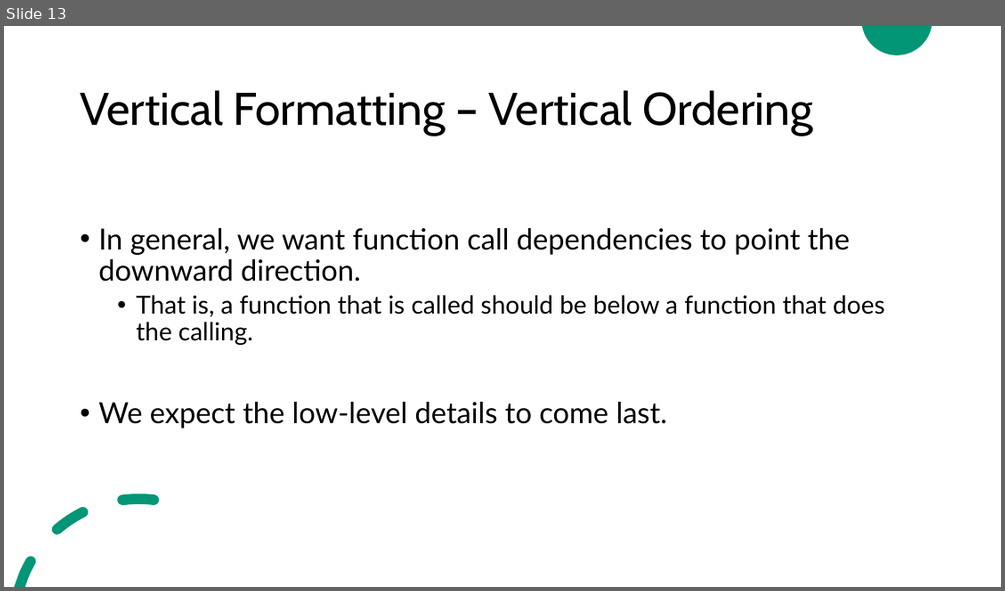
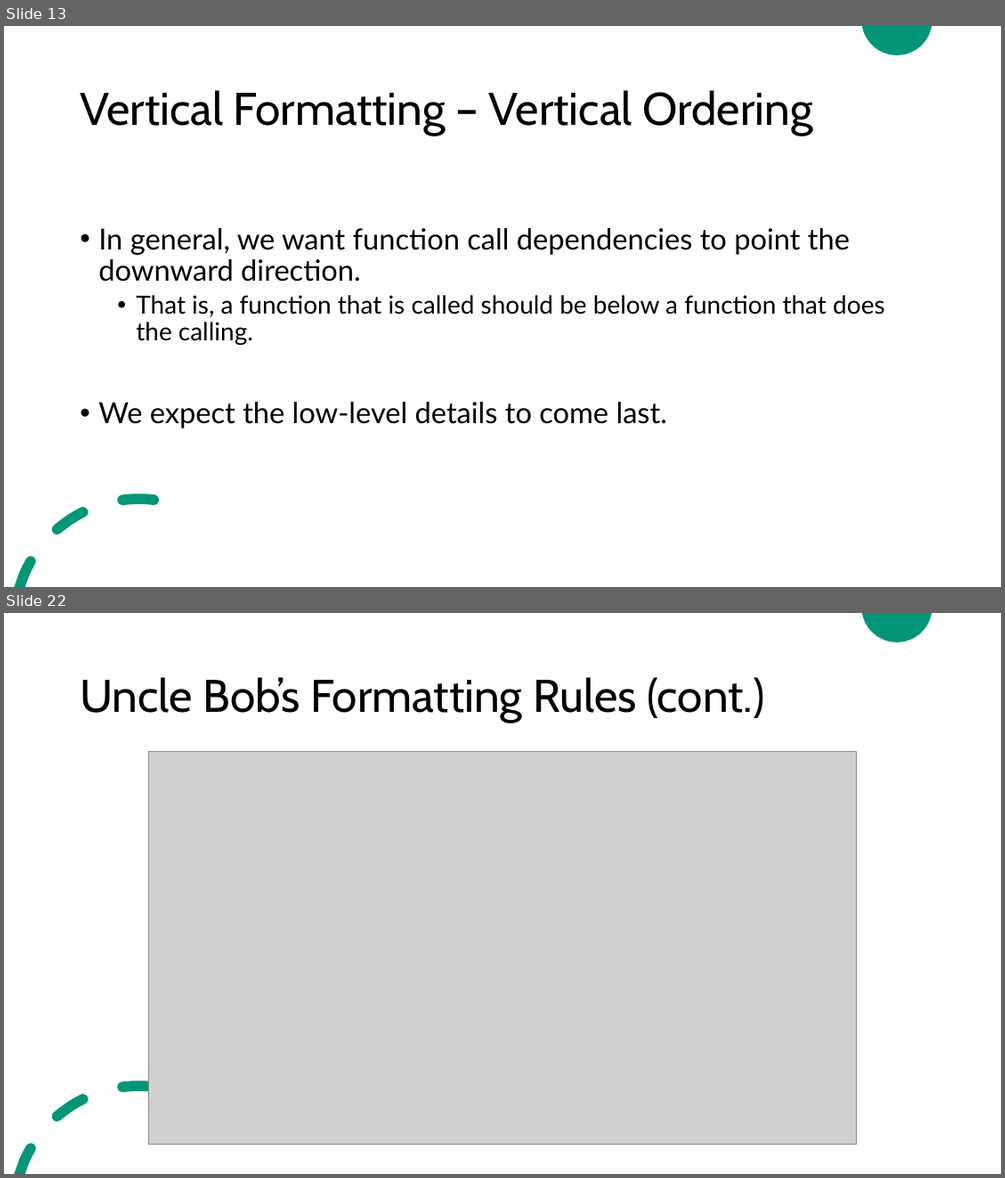
Before and after one commit to ZeinaZayed4/clean-code, a slide deck: Clean Code - Chapter 5.pptx. Shown one above the other, each under a label of ours: slide 13 before the commit, slides 13 and 22 after it; the slides between them are not shown. The pictures are 1005x591 and 1005x1178 pixels, drawn with LibreOffice and Linux fonts; fonts in the diff are those of the drawing; grey boxes stand for pictures. Boxes give left, top, right and bottom in pixels: in the first picture for what was removed or moved away, otherwise in the second. Text is boxed around its words. In the diff, an @@ line names an element or a change of style, - is before the commit and + after.

Commit message:
Update Clean Code - Chapter 5.pptx
Completed chapter 5 "formatting"

```diff
--- a/Clean Code - Chapter 5.pptx
+++ b/Clean Code - Chapter 5.pptx
@@ slide 22 added at box(4, 613, 1001, 1174), background #FFFFFF; not listed: 2 template elements that a slide beside it also shows @@
@@ title added at box(80, 677, 764, 722), 44 pt, text #000000 @@
+Uncle Bob’s Formatting Rules (cont.)
@@ picture added at box(148, 751, 857, 1144) @@
```
Also in this commit, not shown: 9 other slides added.
